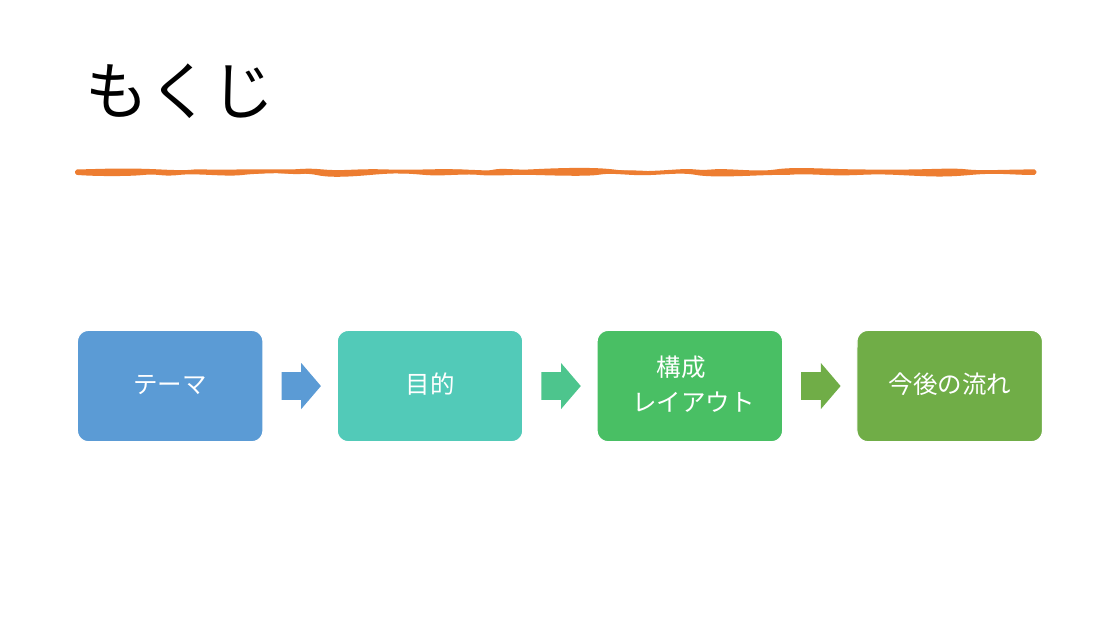
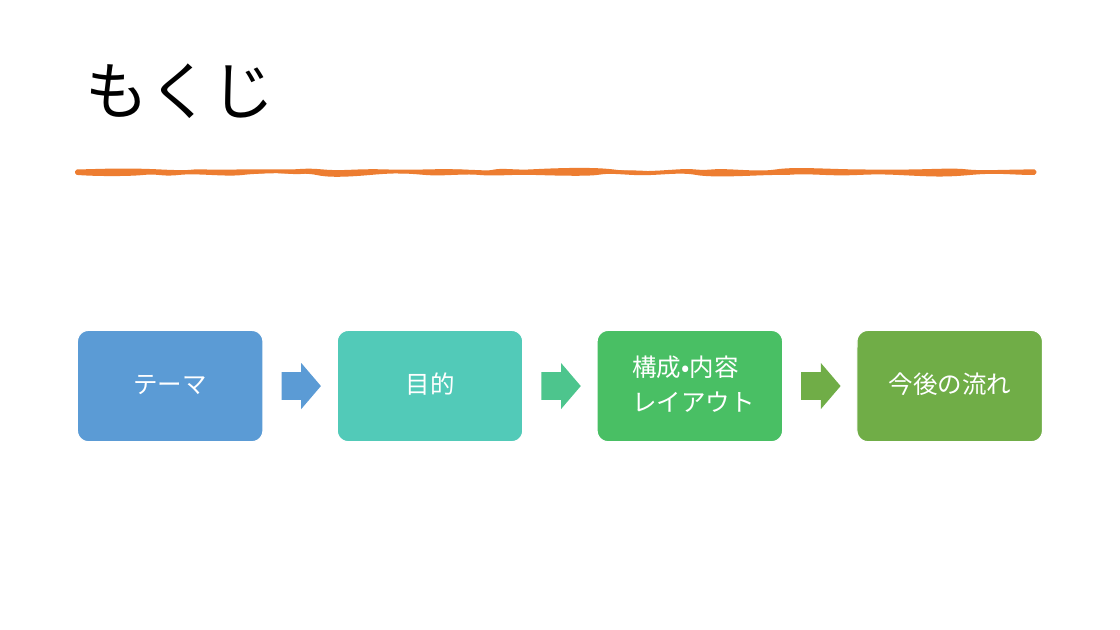
Before and after one commit to Ckg25007/zemi, a slide deck: slide 2 of 中間発表 power point/25007 大平凜音.pptx (slide 3 before the commit). Drawn at 1120x630 pixels with LibreOffice and Linux fonts; fonts in the diff are those of the drawing. Boxes give left, top, right and bottom in pixels: in the first picture for what was removed or moved away, otherwise in the second. Text is boxed around its words. In the diff, an @@ line names an element or a change of style, - is before the commit and + after.

```diff
--- a/中間発表 power point/25007 大平凜音.pptx
+++ b/中間発表 power point/25007 大平凜音.pptx
@@ text at (632, 355, 738, 378): text changed @@
-構成
+構成・内容
```
Also in this commit, not shown: 4 other slides changed, 3 other files.
